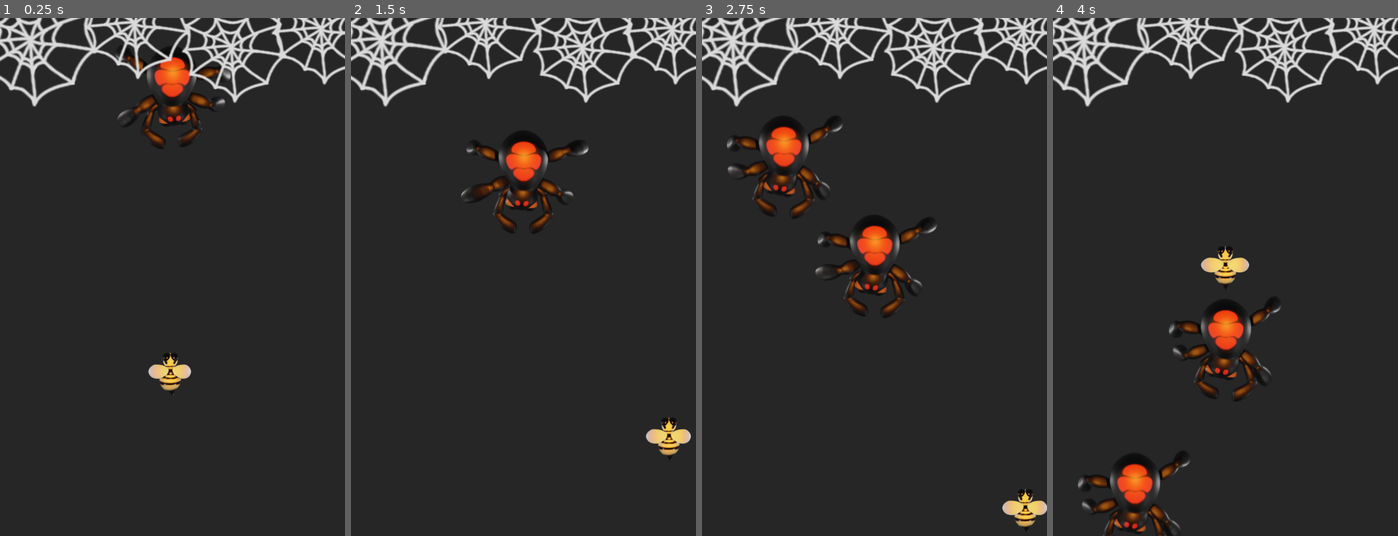
Above: before the commit, frames 1-4 (left to right).
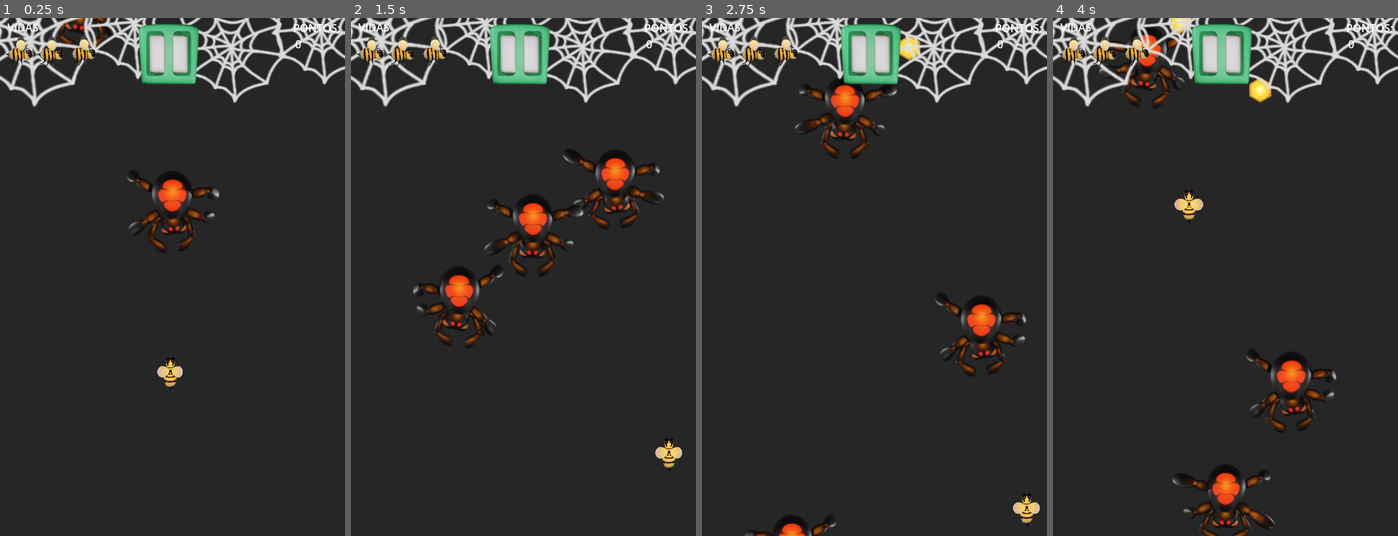
Above: after the commit, the same moments.

Repository: PedroFerreiraLopesXD/BulletRain
Game: Godot game, scene res://Scenes/tela_teste.tscn
Same seed, same stepped clock (60 frames per second), same inputs: the game is played once before the commit and once after it.
Inputs:
- Up to frame 1 (0.25 s): no input
- Up to frame 2 (1.5 s): hold Right (Right) 0.53-1.28 s; hold Down (Down) from 1.28 s (still down)
- Up to frame 3 (2.75 s): release Down (Down) at 2.03 s; hold Right (Right) from 2.03 s (still down)
- Up to frame 4 (4 s): release Right (Right) at 2.78 s; hold Up (Up) 2.78-3.53 s; hold Left (Left) from 3.53 s (still down)

The runs differ from the first frame. In frame 1, 5.3% of the frame differs, in the area x 1-99%, y 0-73%; in frame 2, 8.2%; in frame 3, 9.1%; in frame 4, 9.8%, in the area x 1-99%, y 0-100%.

Commit message:
beemovie

Diff:
--- /dev/null
+++ b/Scenes/favo_mel.tscn
@@ -0,0 +1,22 @@
+[gd_scene format=3 uid="uid://b6rmhh7pv0tgl"]
+
+[ext_resource type="Script" uid="uid://c5kxi2n7v0ptm" path="res://Scipts/favo_mel.gd" id="1_qgmm3"]
+[ext_resource type="Texture2D" uid="uid://dxq3uqwjbolmh" path="res://Assets/Assets_Bee_Game/item/item.png" id="2_c3l2s"]
+
+[sub_resource type="CircleShape2D" id="CircleShape2D_rk7un"]
+radius = 51.62364
+
+[node name="favo_mel" type="Area2D" unique_id=1991154366]
+script = ExtResource("1_qgmm3")
+
+[node name="Sprite2D" type="Sprite2D" parent="." unique_id=133760741]
+position = Vector2(-8, 11)
+scale = Vector2(0.3, 0.3)
+texture = ExtResource("2_c3l2s")
+
+[node name="CollisionShape2D" type="CollisionShape2D" parent="." unique_id=1044569073]
+position = Vector2(-5, 8)
+scale = Vector2(0.3, 0.3)
+shape = SubResource("CircleShape2D_rk7un")
+
+[connection signal="body_entered" from="." to="." method="_on_body_entered"]
--- /dev/null
+++ b/Scenes/hud.tscn
@@ -0,0 +1,68 @@
+[gd_scene format=3 uid="uid://bjsjrr2cyd4lh"]
+
+[ext_resource type="Texture2D" uid="uid://m6ssaiwxho0h" path="res://Assets/Assets_Bee_Game/item/vida.png" id="1_6fbih"]
+[ext_resource type="Script" uid="uid://bgu0o1wvk2krj" path="res://Scipts/hud.gd" id="1_t1xeu"]
+[ext_resource type="Texture2D" uid="uid://cm8px56if5cyl" path="res://Assets/Assets_Bee_Game/item/pause.png" id="2_t1xeu"]
+[ext_resource type="Texture2D" uid="uid://jnx5gebqygfw" path="res://Assets/Assets_Bee_Game/item/play.png" id="3_36asn"]
+[ext_resource type="Texture2D" uid="uid://bobxcr5ltpgg1" path="res://Assets/Assets_Bee_Game/item/quit.png" id="4_8jye8"]
+
+[node name="HUD" type="Node2D" unique_id=1382664483]
+script = ExtResource("1_t1xeu")
+
+[node name="vida_01" type="Sprite2D" parent="." unique_id=1732496836]
+position = Vector2(122, 49)
+scale = Vector2(0.3, 0.3)
+texture = ExtResource("1_6fbih")
+
+[node name="vida_02" type="Sprite2D" parent="." unique_id=1767665238]
+position = Vector2(74, 50)
+scale = Vector2(0.3, 0.3)
+texture = ExtResource("1_6fbih")
+
+[node name="vida_03" type="Sprite2D" parent="." unique_id=1566582981]
+position = Vector2(28, 50)
+scale = Vector2(0.3, 0.3)
+texture = ExtResource("1_6fbih")
+
+[node name="vidas" type="Label" parent="." unique_id=573253292]
+offset_left = 11.0
+offset_top = 2.0
+offset_right = 61.0
+offset_bottom = 30.0
+text = "VIDAS"
+
+[node name="pontos" type="Label" parent="." unique_id=248703040]
+offset_left = 435.0
+offset_top = 3.0
+offset_right = 501.0
+offset_bottom = 26.0
+text = "PONTOS:"
+
+[node name="pontos_valor" type="Label" parent="." unique_id=595235670]
+offset_left = 438.0
+offset_top = 27.0
+offset_right = 478.0
+offset_bottom = 50.0
+text = "0"
+
+[node name="pause" type="TouchScreenButton" parent="." unique_id=571236349]
+position = Vector2(186, -8)
+scale = Vector2(0.5, 0.5)
+texture_normal = ExtResource("2_t1xeu")
+
+[node name="play" type="TouchScreenButton" parent="." unique_id=1740352165]
+process_mode = 3
+visible = false
+position = Vector2(124, 209)
+texture_normal = ExtResource("3_36asn")
+
+[node name="quit" type="TouchScreenButton" parent="." unique_id=1658550487]
+process_mode = 3
+visible = false
+position = Vector2(344, 355)
+scale = Vector2(0.3, 0.3)
+texture_normal = ExtResource("4_8jye8")
+
+[connection signal="pressed" from="pause" to="." method="_on_pause_pressed"]
+[connection signal="pressed" from="play" to="." method="_on_play_pressed"]
+[connection signal="pressed" from="quit" to="." method="_on_quit_pressed"]
--- a/Scenes/inimigo.tscn
+++ b/Scenes/inimigo.tscn
@@ -91,10 +91,11 @@
 }]
 
 [sub_resource type="CapsuleShape2D" id="CapsuleShape2D_lbl86"]
-radius = 31.0
-height = 96.0
+radius = 27.499998
+height = 97.49999
 
 [node name="Inimigo" type="Area2D" unique_id=266363617]
+scale = Vector2(0.8, 0.8)
 script = ExtResource("1_lly7b")
 
 [node name="AnimatedSprite2D" type="AnimatedSprite2D" parent="." unique_id=1440776068]
@@ -104,5 +105,7 @@
 offset = Vector2(-6, 20)
 
 [node name="CollisionShape2D" type="CollisionShape2D" parent="." unique_id=1805960298]
-position = Vector2(0, 21)
+position = Vector2(-1.25, 8.750002)
 shape = SubResource("CapsuleShape2D_lbl86")
+
+[connection signal="body_entered" from="." to="." method="_on_body_entered"]
--- a/Scenes/player.tscn
+++ b/Scenes/player.tscn
@@ -20,6 +20,9 @@
 [ext_resource type="Texture2D" uid="uid://c8ta6xcr4qwfl" path="res://Assets/Assets_Bee_Game/player/0017.png" id="17_nv4vc"]
 [ext_resource type="Texture2D" uid="uid://bgawu1cuvsr80" path="res://Assets/Assets_Bee_Game/player/0018.png" id="18_8gxox"]
 [ext_resource type="Texture2D" uid="uid://bvbtj41sfij1j" path="res://Assets/Assets_Bee_Game/player/0019.png" id="19_11gg7"]
+[ext_resource type="AudioStream" uid="uid://catm6w66v2i4e" path="res://Assets/I Got This sound effect - Meme Sound FX.mp3" id="21_olqyp"]
+[ext_resource type="AudioStream" uid="uid://d3hpkolly61ff" path="res://Assets/Jujutsu Kaisen Season 2 Soundtrack Full  Thunderclap - Yoshimasa Terui - Advi Anime XD.mp3" id="22_wpjfl"]
+[ext_resource type="AudioStream" uid="uid://dr47p7x0lqofo" path="res://Assets/Metal slug heavy machine gun (sound effect - TSM KUSH.mp3" id="23_bi64h"]
 
 [sub_resource type="SpriteFrames" id="SpriteFrames_v0iea"]
 animations = [{
@@ -94,7 +97,7 @@
 script = ExtResource("1_l6n3p")
 
 [node name="AnimationPlayer" type="AnimatedSprite2D" parent="." unique_id=1058815452]
-scale = Vector2(0.5, 0.5)
+scale = Vector2(0.3, 0.4)
 sprite_frames = SubResource("SpriteFrames_v0iea")
 autoplay = "default"
 frame_progress = 0.7296832
@@ -105,3 +108,16 @@
 shape = SubResource("CapsuleShape2D_fs7ks")
 debug_color = Color(1, 0, 0.24705882, 0.41960785)
 metadata/_edit_lock_ = true
+
+[node name="som_favomel" type="AudioStreamPlayer2D" parent="." unique_id=2072300963]
+stream = ExtResource("21_olqyp")
+pitch_scale = 1.4
+
+[node name="Musica" type="AudioStreamPlayer2D" parent="." unique_id=17645915]
+stream = ExtResource("22_wpjfl")
+pitch_scale = 1.2
+autoplay = true
+parameters/looping = true
+
+[node name="som_metralhadora" type="AudioStreamPlayer2D" parent="." unique_id=254935980]
+stream = ExtResource("23_bi64h")
--- a/Scenes/tela_teste.tscn
+++ b/Scenes/tela_teste.tscn
@@ -4,6 +4,7 @@
 [ext_resource type="PackedScene" uid="uid://c0p3rdaukxje8" path="res://Scenes/player.tscn" id="1_ksgo8"]
 [ext_resource type="Texture2D" uid="uid://dn2iyfrnucvd3" path="res://Assets/Assets_Bee_Game/item/teia.png" id="2_xg0vr"]
 [ext_resource type="PackedScene" uid="uid://dwo7vnd6n8a4n" path="res://Scenes/inimigo.tscn" id="3_nxo1p"]
+[ext_resource type="PackedScene" uid="uid://bjsjrr2cyd4lh" path="res://Scenes/hud.tscn" id="5_43gh4"]
 
 [node name="TelaTeste" type="Node2D" unique_id=500254630]
 script = ExtResource("1_556a7")
@@ -16,8 +17,10 @@
 position = Vector2(257, 34)
 
 [node name="Tela" type="Sprite2D" parent="Elemento_caradepau" unique_id=925953421]
-z_index = 4096
 texture = ExtResource("2_xg0vr")
 
 [node name="Inimigo" parent="." unique_id=266363617 instance=ExtResource("3_nxo1p")]
 position = Vector2(256, 65)
+
+[node name="HUD" parent="." unique_id=1382664483 instance=ExtResource("5_43gh4")]
+z_index = 4096
--- /dev/null
+++ b/Scipts/favo_mel.gd
@@ -0,0 +1,14 @@
+extends Area2D
+
+var velocidade = 50
+
+func _process(delta: float) -> void:
+	position.y  += velocidade * delta
+	if position.y > get_viewport_rect().size.y + 100:
+		queue_free()
+
+func _on_body_entered(body: CharacterBody2D) -> void:
+	if body.name == "Player":
+		body.som_favomel()
+		Global.pontuar(1)
+		queue_free()
--- a/Scipts/global.gd
+++ b/Scipts/global.gd
@@ -1,4 +1,29 @@
 extends Node
 
+signal player_morreu
+signal metralhadora_liberada
 
-var player_velocidade = 8
+var player_velocidade = 10
+var player_vidas = 3
+var pontos = 0
+var tem_metralhadora
+
+func pontuar(valor: int):
+	pontos += valor
+	if pontos >= 10 and not tem_metralhadora:
+		tem_metralhadora = true
+		metralhadora_liberada.emit()
+
+func zerar_pontos():
+	pontos = 0
+
+func perder_vida():
+	player_vidas -= 1
+	if player_vidas <= 0:
+		player_vidas = 0
+		player_morreu.emit()
+
+func resetar():
+	player_vidas = 3
+	zerar_pontos()
+	get_tree().reload_current_scene.call_deferred()
--- /dev/null
+++ b/Scipts/hud.gd
@@ -0,0 +1,17 @@
+extends Node2D
+
+func _on_pause_pressed() -> void:
+	get_tree().paused = true
+	$pause.visible = false
+	$play.visible = true
+	$quit.visible = true
+
+
+func _on_play_pressed() -> void:
+	get_tree().paused = false
+	$pause.visible = true
+	$play.visible = false
+	$quit.visible = false
+
+func _on_quit_pressed() -> void:
+	get_tree().quit()
--- a/Scipts/inimigo.gd
+++ b/Scipts/inimigo.gd
@@ -1,10 +1,16 @@
 extends Area2D
 
-var velocidade = 200
-var velocidades = [100,200,400,800]
+var velocidade = 800
+var velocidades = [800, 1500, 2000]
 
 func _ready() -> void:
 	velocidade = velocidades.pick_random()
 
 func _process(delta: float) -> void:
 	position.y += velocidade * delta
+
+
+func _on_body_entered(body: Node2D) -> void:
+	if body.name == "Player":
+		Global.perder_vida()
+		queue_free()
--- a/Scipts/player.gd
+++ b/Scipts/player.gd
@@ -1,6 +1,9 @@
 extends CharacterBody2D
 
 var limite_tela = 40
+
+func _ready() -> void:
+	Global.player_morreu.connect(morrer)
 
 func _process(delta: float) -> void:
 	var tamanho_tela = get_viewport_rect().size
@@ -19,3 +22,13 @@
 		position.y = get_viewport_rect().size.y - limite_tela
 
 	translate(direcao * Global.player_velocidade)
+
+func ativar_metralhadora() -> void:
+	$som_metralhadora.play()
+
+func som_favomel():
+	$som_favomel.play(0.5)
+
+func morrer() -> void:
+	Global.resetar()
+	get_tree().reload_current_scene()
--- a/Scipts/tela_teste.gd
+++ b/Scipts/tela_teste.gd
@@ -1,9 +1,13 @@
 extends Node2D
 
+const PRE_FAVO = preload("res://Scenes/favo_mel.tscn")
 const PRE_INIMIGO = preload("res://Scenes/inimigo.tscn")
+const MARGEM_FAVO = 12
 const MARGEM_ARANHA = 40
 var temporizador_aranha = 0.0
-var invocar_aranha = 2.0
+var temporizador_favo = 5
+var inbocar_favo = 2.0
+var invocar_aranha = 0.2
 
 func gerar_inimigo():
 	var inimigo = PRE_INIMIGO.instantiate()
@@ -11,8 +15,18 @@
 	inimigo.position = Vector2(randi_range(MARGEM_ARANHA, largura_maxima), -100)
 	add_child(inimigo)
 
+func gerar_favo():
+	var favo = PRE_FAVO.instantiate()
+	var largura_maxima_favo = get_viewport_rect().size.x - MARGEM_FAVO
+	favo.position = Vector2(randi_range(MARGEM_FAVO, largura_maxima_favo), -100)
+	add_child(favo)
+
 func _process(delta: float) -> void:
 	temporizador_aranha += delta
 	if temporizador_aranha >= invocar_aranha:
 		gerar_inimigo()
 		temporizador_aranha = 0.0
+	temporizador_favo += delta
+	if temporizador_favo >= inbocar_favo:
+		gerar_favo()
+		temporizador_favo = 0.0
Not shown, added: Assets/Assets_Bee_Game/Drive Ahead Menu Theme #1 - someone7557.mp3.import
Not shown, added: Assets/I Got This sound effect - Meme Sound FX.mp3.import
Not shown, added: Assets/Jujutsu Kaisen Season 2 Soundtrack Full Thunderclap - Yoshimasa Terui - Advi Anime XD.mp3.import
Not shown, added: Assets/Metal slug heavy machine gun (sound effect - TSM KUSH.mp3.import
Not shown, added: Scipts/favo_mel.gd.uid
Not shown, added: Scipts/hud.gd.uid
Not shown, added: Assets/Assets_Bee_Game/Drive Ahead Menu Theme #1 - someone7557.mp3
Not shown, added: Assets/I Got This sound effect - Meme Sound FX.mp3
Not shown, added: Assets/Jujutsu Kaisen Season 2 Soundtrack Full Thunderclap - Yoshimasa Terui - Advi Anime XD.mp3
Not shown, added: Assets/Metal slug heavy machine gun (sound effect - TSM KUSH.mp3
